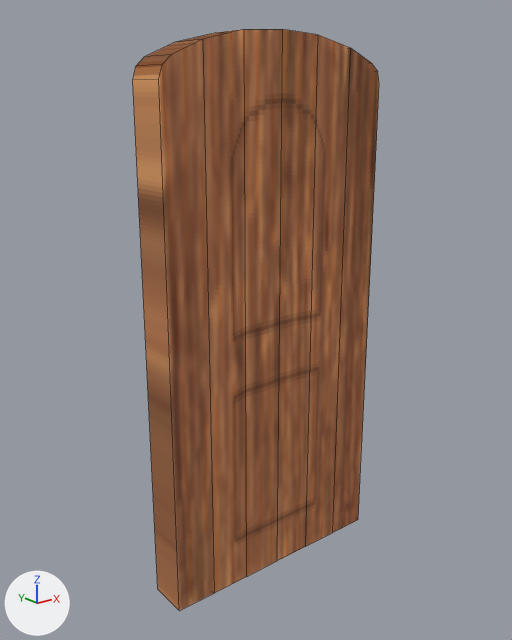
One commit to the Blender file Assets/3D/Puerta.blend: the scene before it, then after it.
Rendered twice from a camera (50 mm lens) standing at (-6.19, -7.49, 5.09) and looking at (-0.16, 0.03, 2.08). The axes (+X, +Y, +Z) are drawn at lower left. The lights are the same throughout. Mesh edges are drawn as thin lines.
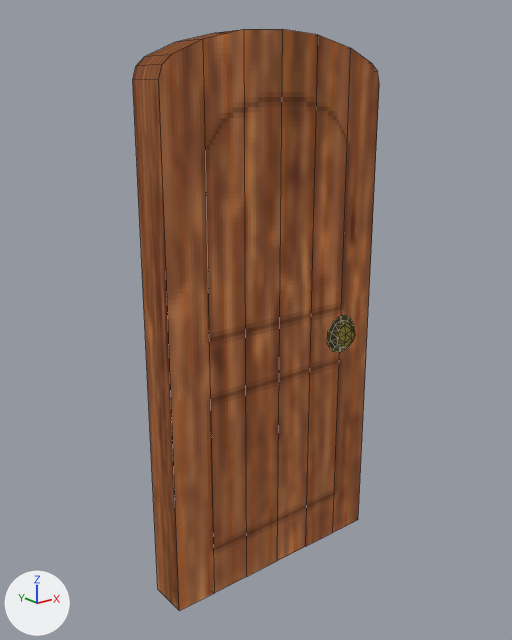
Diff of the bpy script that builds the scene:
```diff
--- a/Assets/3D/Puerta.blend.py
+++ b/Assets/3D/Puerta.blend.py
@@ img_textura_pomo_png @@
+img_textura_pomo_png = load_image('textura pomo.png', '../Textures/textura pomo.png', 128, 128, 'sRGB')
@@ mat_material_002 @@
+mat_material_002 = emission_material('Material.002')
+mat_material_002.texture = img_textura_pomo_png
@@ me_cube_001 @@
 # used by ob_cube; location = (0.0, 0.0, 0.0); scale = (1.81, 0.294, 1.81)
-me_cube_001.from_pydata(...)  # 36 vertices, 30 faces; spans x -1.0..1.0, y -1.0..1.0, z -1.0..3.26
+me_cube_001.from_pydata(...)  # 72 vertices, 80 faces; spans x -1.0..1.0, y -1.76..1.0, z -1.0..3.26
+# me_cube_001 part 1: a new loose piece of 36 vertices spanning x 0.52..0.83, y -1.76..-1.02, z 0.76..1.09, in mat_material_002 (picture img_textura_pomo_png)
+# me_cube_001 part 2: 30 kept faces spanning x -1.0..1.0, y -1.0..1.0, z -1.0..3.26 get new texture (UV) coordinates
 me_cube_001.materials.append(mat_material_001)
+me_cube_001.materials.append(mat_material_002)  # picture img_textura_pomo_png
```

Boxes (x1, y1, x2, y2) around the edits, measured in the pictures (512 x 640 px):
part 1 of me_cube_001, added (brown)
    after: (327, 315, 355, 352)
part 2 of me_cube_001, surface changed
    both: (133, 29, 379, 611)
